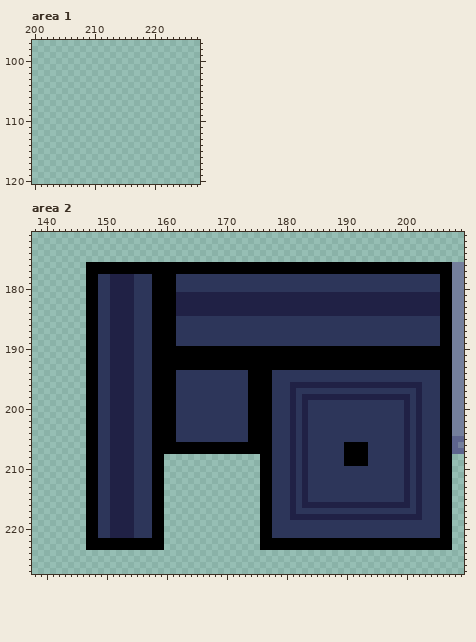
Pixel-art file -- src/_assets/tilesets.aseprite. The picture above is the old version.
240x240 pixels, 1 frame. Colours within 5 levels of each other are drawn and written as one. Shown: area 1: x 200..227, y 97..120; area 2: x 138..209, y 171..227. The commit also changed other parts of the picture, which this record leaves out.
Once edited:
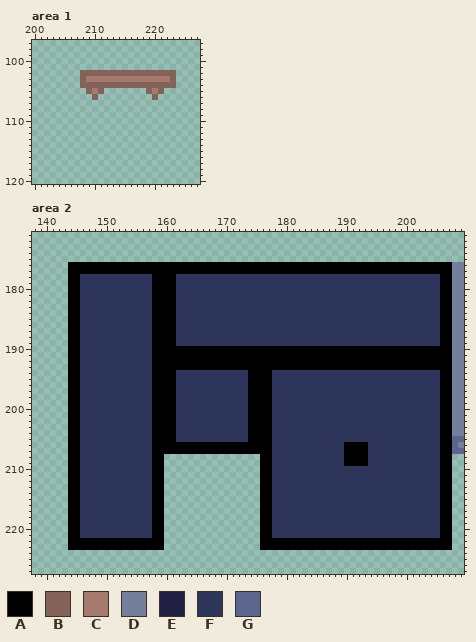
Palette (. is transparent): A #000000  B #836259  C #a5796d  D #747f9c  E #202145  F #2d365a  G #5d648d
Edits made:
Area 1, layer "walls":
y 102: x 208..223 ................ -> BBBBBBBBBBBBBBBB
y 103: x 208..223 ................ -> BCCCCCCCCCCCCCCB
y 104: x 208..223 ................ -> BBBBBBBBBBBBBBBB
y 105: x 209..211 ... -> BCB; x 219..221 ... -> BCB
y 106: x 210 . -> B; x 220 . -> B
Area 2, layer "walls":
y 176..177: x 144..146 ... -> AAA
y 178..180: x 144..148 ...AA -> AAFFF; x 151..154 EEEE -> FFFF
y 181..184: x 144..148 ...AA -> AAFFF; x 151..154 EEEE -> FFFF; x 162..205 EEEEEEEEEEEEEEEEEEEEEEEEEEEEEEEEEEEEEEEEEEEE -> FFFFFFFFFFFFFFFFFFFFFFFFFFFFFFFFFFFFFFFFFFFF
y 185..195: x 144..148 ...AA -> AAFFF; x 151..154 EEEE -> FFFF
y 196: x 144..148 ...AA -> AAFFF; x 151..154 EEEE -> FFFF; x 181..202 EEEEEEEEEEEEEEEEEEEEEE -> FFFFFFFFFFFFFFFFFFFFFF
y 197: x 144..148 ...AA -> AAFFF; x 151..154 EEEE -> FFFF; x 181 E -> F; x 202 E -> F
y 198: x 144..148 ...AA -> AAFFF; x 151..154 EEEE -> FFFF; x 181 E -> F; x 183..200 EEEEEEEEEEEEEEEEEE -> FFFFFFFFFFFFFFFFFF; x 202 E -> F
y 199..215: x 144..148 ...AA -> AAFFF; x 151..154 EEEE -> FFFF; x 181 E -> F; x 183 E -> F; x 200 E -> F; x 202 E -> F
y 216: x 144..148 ...AA -> AAFFF; x 151..154 EEEE -> FFFF; x 181 E -> F; x 183..200 EEEEEEEEEEEEEEEEEE -> FFFFFFFFFFFFFFFFFF; x 202 E -> F
y 217: x 144..148 ...AA -> AAFFF; x 151..154 EEEE -> FFFF; x 181 E -> F; x 202 E -> F
y 218: x 144..148 ...AA -> AAFFF; x 151..154 EEEE -> FFFF; x 181..202 EEEEEEEEEEEEEEEEEEEEEE -> FFFFFFFFFFFFFFFFFFFFFF
y 219..221: x 144..148 ...AA -> AAFFF; x 151..154 EEEE -> FFFF
y 222..223: x 144..146 ... -> AAA
Boxes around the changes in both pictures, in picture pixels (x1, y1, x2, y2):
added: (80, 70, 176, 100)
changed: (68, 262, 134, 550)
changed: (176, 292, 440, 316)
changed: (290, 382, 422, 520)
